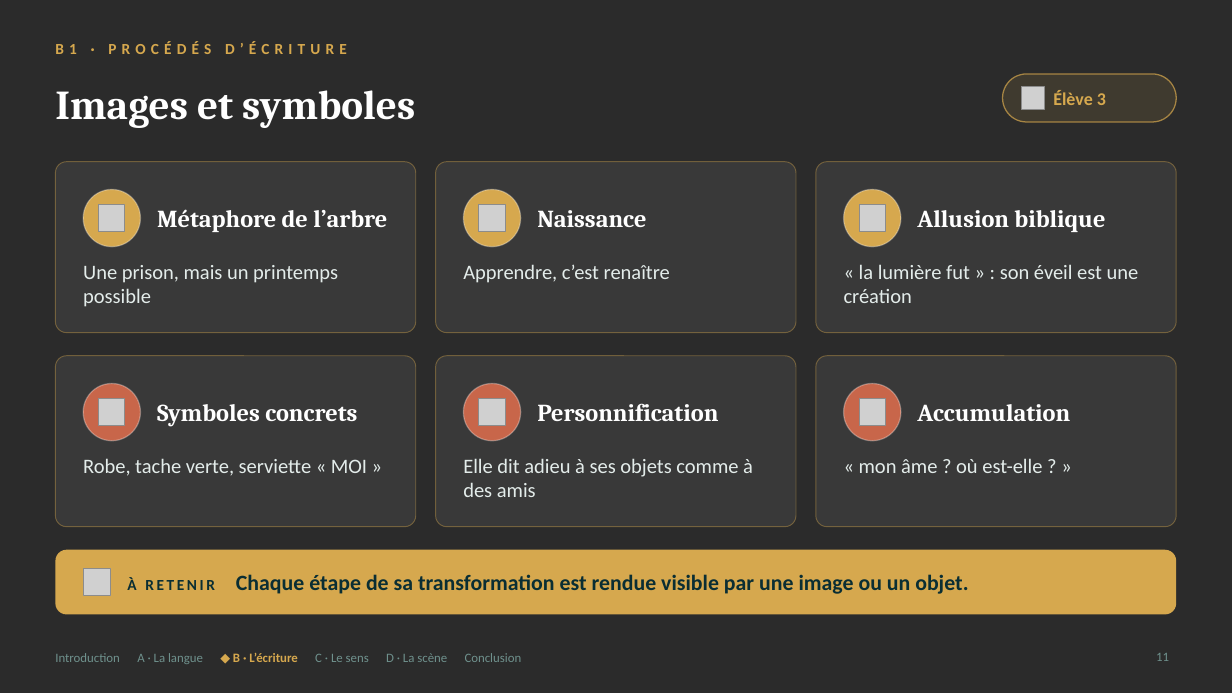
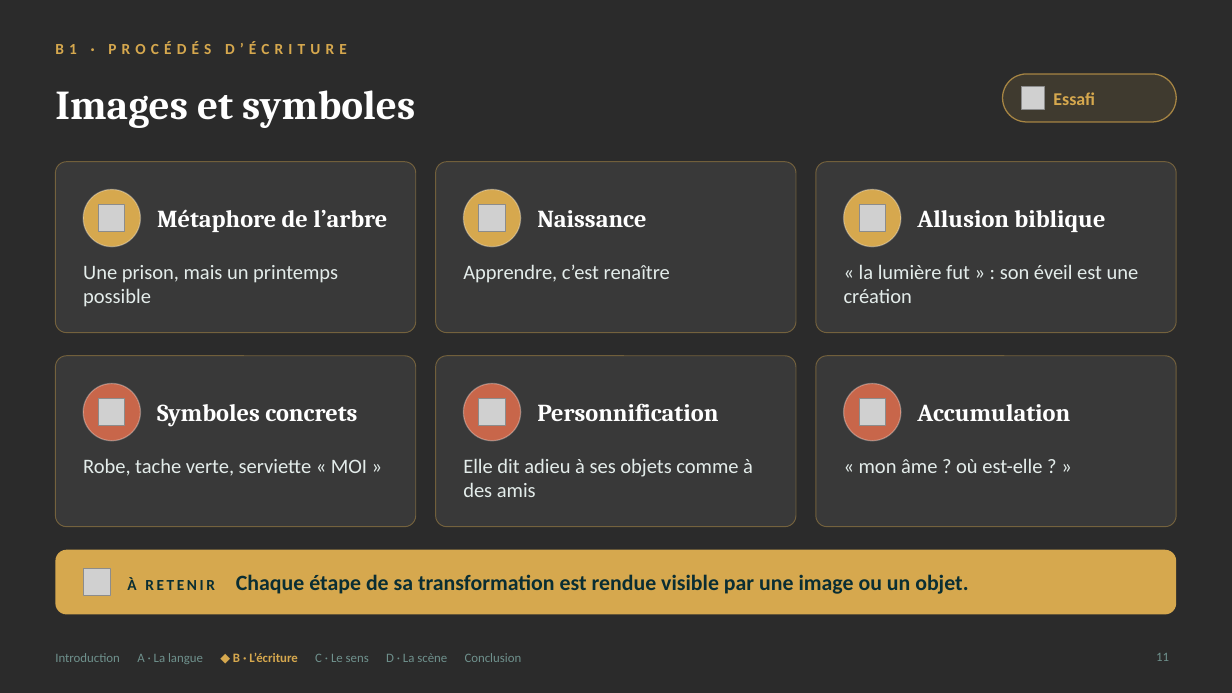
Before and after one commit to Veynoris/Francais-work, a slide deck: slide 11 of output/G4_Presentation.pptx. Drawn at 1232x693 pixels with LibreOffice and Linux fonts; fonts in the diff are those of the drawing; grey boxes stand for pictures; background and template pictures are left out; a plain dark background stands for a picture behind light text. Boxes give left, top, right and bottom in pixels: in the first picture for what was removed or moved away, otherwise in the second. Text is boxed around its words. In the diff, an @@ line names an element or a change of style, - is before the commit and + after.

```diff
--- a/output/G4_Presentation.pptx
+++ b/output/G4_Presentation.pptx
@@ text at (1053,92,1095,105): text changed @@
-Élève 3
+Essafi
```
Also in this commit, not shown: 21 other slides changed, 5 other files.
